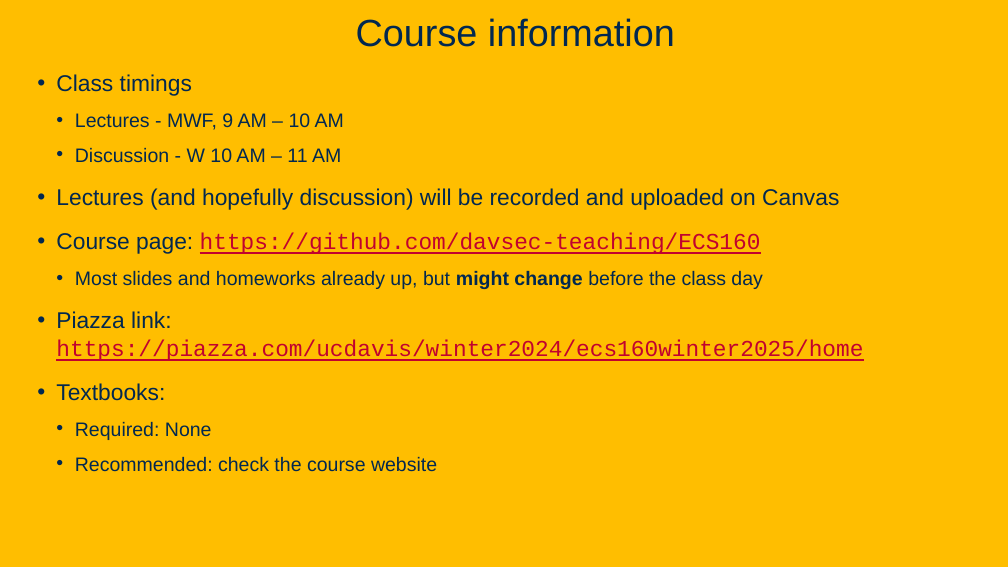
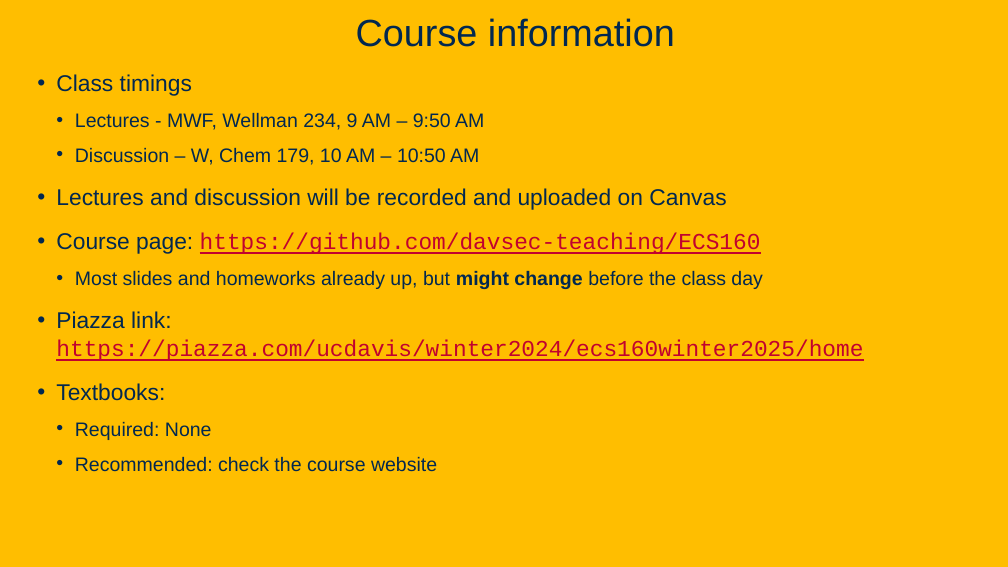
Before and after one commit to davsec-teaching/ECS160-Winter2025, a slide deck: slide 4 of slides/1_logistics_and_course_introduction.pptx (slide 2 before the commit). Drawn at 1008x567 pixels with LibreOffice and Linux fonts; fonts in the diff are those of the drawing; background and template pictures are left out. Boxes give left, top, right and bottom in pixels: in the first picture for what was removed or moved away, otherwise in the second. Text is boxed around its words. In the diff, an @@ line names an element or a change of style, - is before the commit and + after.

```diff
--- a/slides/1_logistics_and_course_introduction.pptx
+++ b/slides/1_logistics_and_course_introduction.pptx
@@ text at bbox=[56, 113, 726, 210]: text changed; size 21.7 to 18.6 pt @@
-  • Lectures - MWF, 9 AM – 10 AM
-  • Discussion - W 10 AM – 11 AM
-• Lectures (and hopefully discussion) will be recorded and uploaded on Canvas
+  • Lectures - MWF, Wellman 234, 9 AM – 9:50 AM
+  • Discussion – W, Chem 179, 10 AM – 10:50 AM
+• Lectures and discussion will be recorded and uploaded on Canvas
```
Also in this commit, not shown: 9 other slides changed, 1 slide added.
